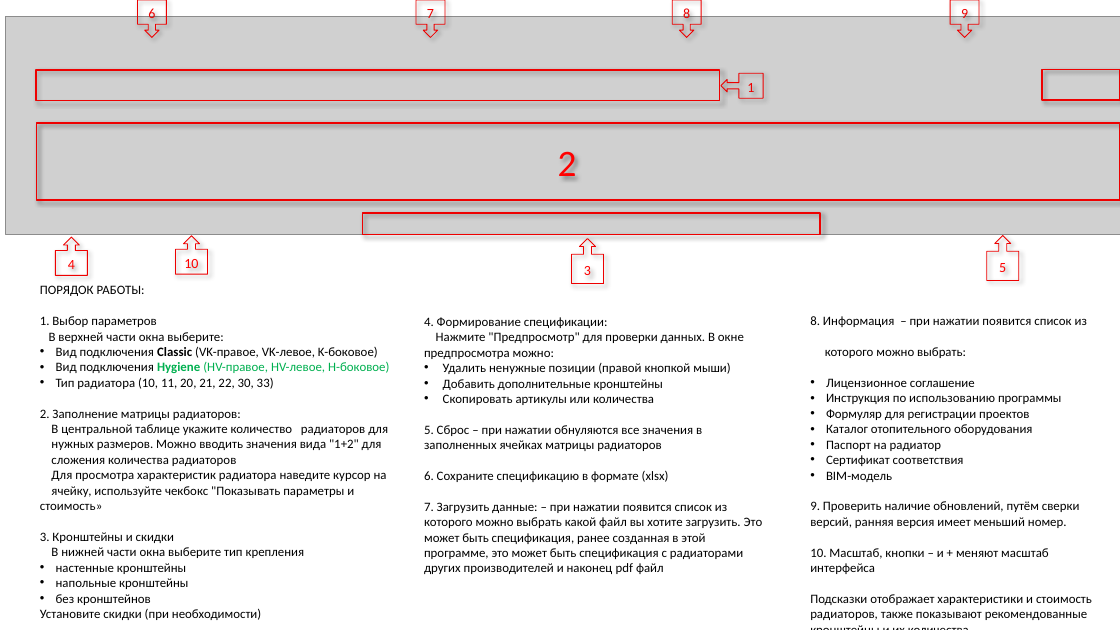
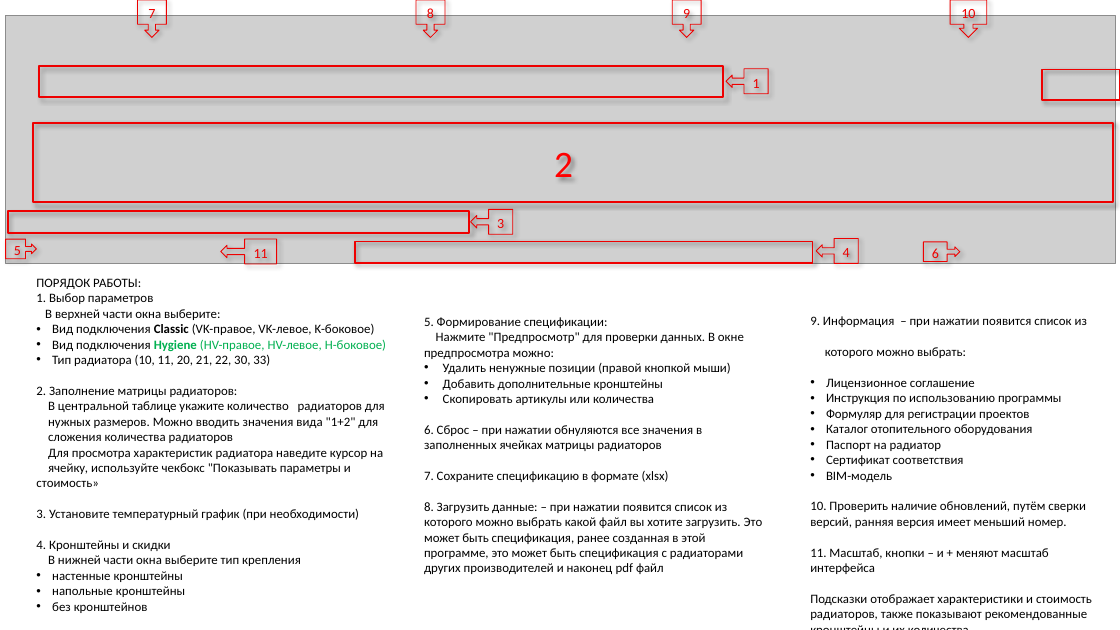
Before and after one commit to Budomar/NexTT-test, a slide deck: slide 1 of resources/Инструкция.pptx. Drawn at 1120x630 pixels with LibreOffice and Linux fonts; fonts in the diff are those of the drawing; grey boxes stand for pictures. Boxes give left, top, right and bottom in pixels: in the first picture for what was removed or moved away, otherwise in the second. Text is boxed around its words. In the diff, an @@ line names an element or a change of style, - is before the commit and + after.

Commit message:
Release 3.1
- Поля скидок в листе «Спецификация» (C2/D2/E2), формулы пересчёта
- Автозаполнение поля «Проект» именем файла при импорте чужой спецификации
- Блок «Примечание» в «Комплектации»: кронштейны приобретаются отдельно
- Улучшен парсинг гигиенических радиаторов (H/HV)
- Уточнён автоматический переподбор по шаблонам
- Рефакторинг: main_window разбит на модули
- Добавлены: pallet_calculator, power_recalculator, dimension_selector, power_selector, section_to_panel и др.

```diff
--- a/resources/Инструкция.pptx
+++ b/resources/Инструкция.pptx
@@ picture: place and size @@
-picture at [6, 16, 1120, 234]
+picture at [6, 15, 1116, 264]
@@ text in down arrow callout at [148, 7, 155, 18]: text changed @@
-6
+7
@@ text in down arrow callout at [427, 7, 434, 21]: text changed @@
-7
+8
@@ text in down arrow callout at [683, 7, 690, 20]: text changed @@
-8
+9
@@ down arrow callout "10": place and size @@
-down arrow callout "10" at [950, 0, 979, 38]
+down arrow callout "10" at [950, 0, 987, 38]
@@ text in down arrow callout at [961, 7, 975, 22]: text changed @@
-9
+10
@@ rectangle: place and size @@
-rectangle at [35, 70, 719, 101]
+rectangle at [39, 66, 723, 97]
@@ left arrow callout "1": place and size @@
-left arrow callout "1" at [721, 73, 763, 98]
+left arrow callout "1" at [726, 69, 768, 94]
@@ rectangle "2": place and size @@
-rectangle "2" at [36, 123, 1120, 200]
+rectangle "2" at [33, 123, 1112, 202]
@@ left arrow callout "3": place and size @@
-left arrow callout "3" at [571, 239, 603, 284]
+left arrow callout "3" at [471, 209, 513, 234]
@@ left arrow callout "3" at [471, 209, 513, 234]: text colour #FF0000 to #EE0000; up arrow callout to left arrow callout @@
@@ right arrow callout "5": place and size @@
-right arrow callout "5" at [987, 235, 1019, 281]
+right arrow callout "5" at [6, 239, 37, 259]
@@ right arrow callout "5" at [6, 239, 37, 259]: text colour #FF0000 to #EE0000; up arrow callout to right arrow callout @@
@@ rectangle added at [8, 212, 469, 234], outline #EE0000 1.5 pt @@
@@ up arrow callout removed at [176, 236, 208, 275] @@
-10
@@ left arrow callout added at [221, 239, 276, 265], outline #EE0000 0.75 pt, 12 pt, text #EE0000 @@
+11
@@ left arrow callout "4" at [817, 239, 859, 264]: text colour #FF0000 to #EE0000; up arrow callout to left arrow callout @@
@@ left arrow callout "4": place and size @@
-left arrow callout "4" at [55, 237, 87, 276]
+left arrow callout "4" at [817, 239, 859, 264]
@@ rectangle: place and size @@
-rectangle at [363, 213, 821, 235]
+rectangle at [355, 242, 812, 264]
@@ right arrow callout added at [923, 242, 960, 261], outline #EE0000 0.75 pt, 12 pt, text #EE0000 @@
+6
@@ text "ПОРЯДОК РАБОТЫ:": place and size @@
-text "ПОРЯДОК РАБОТЫ:" at [40, 285, 389, 620]
+text "ПОРЯДОК РАБОТЫ:" at [36, 278, 386, 613]
@@ text at [424, 317, 608, 328]: text changed @@
-4. Формирование спецификации:
+5. Формирование спецификации:
@@ text at [810, 316, 1087, 327]: text changed @@
-8. Информация – при нажатии появится список из
+9. Информация – при нажатии появится список из
@@ text at [424, 425, 763, 574]: text changed @@
-5. Сброс – при нажатии обнуляются все значения в заполненных ячейках матрицы радиаторов
-6. Сохраните спецификацию в формате (xlsx)
-7. Загрузить данные: – при нажатии появится список из которого можно выбрать какой файл вы хотите загрузить. Это может быть спецификация, ранее созданная в этой программе, это может быть спецификация с радиаторами других производителей и наконец pdf файл
+6. Сброс – при нажатии обнуляются все значения в заполненных ячейках матрицы радиаторов
+7. Сохраните спецификацию в формате (xlsx)
+8. Загрузить данные: – при нажатии появится список из которого можно выбрать какой файл вы хотите загрузить. Это может быть спецификация, ранее созданная в этой программе, это может быть спецификация с радиаторами других производителей и наконец pdf файл
@@ text at [36, 509, 359, 551]: text changed @@
-3. Кронштейны и скидки
+3. Установите температурный график (при необходимости)
+4. Кронштейны и скидки
@@ text at [810, 501, 1086, 574]: text changed @@
-9. Проверить наличие обновлений, путём сверки версий, ранняя версия имеет меньший номер.
-10. Масштаб, кнопки – и + меняют масштаб интерфейса
+10. Проверить наличие обновлений, путём сверки версий, ранняя версия имеет меньший номер.
+11. Масштаб, кнопки – и + меняют масштаб интерфейса
@@ text at [40, 608, 261, 620]: paragraph removed @@
-Установите скидки (при необходимости)
```
Also in this commit, not shown: 51 other files.
